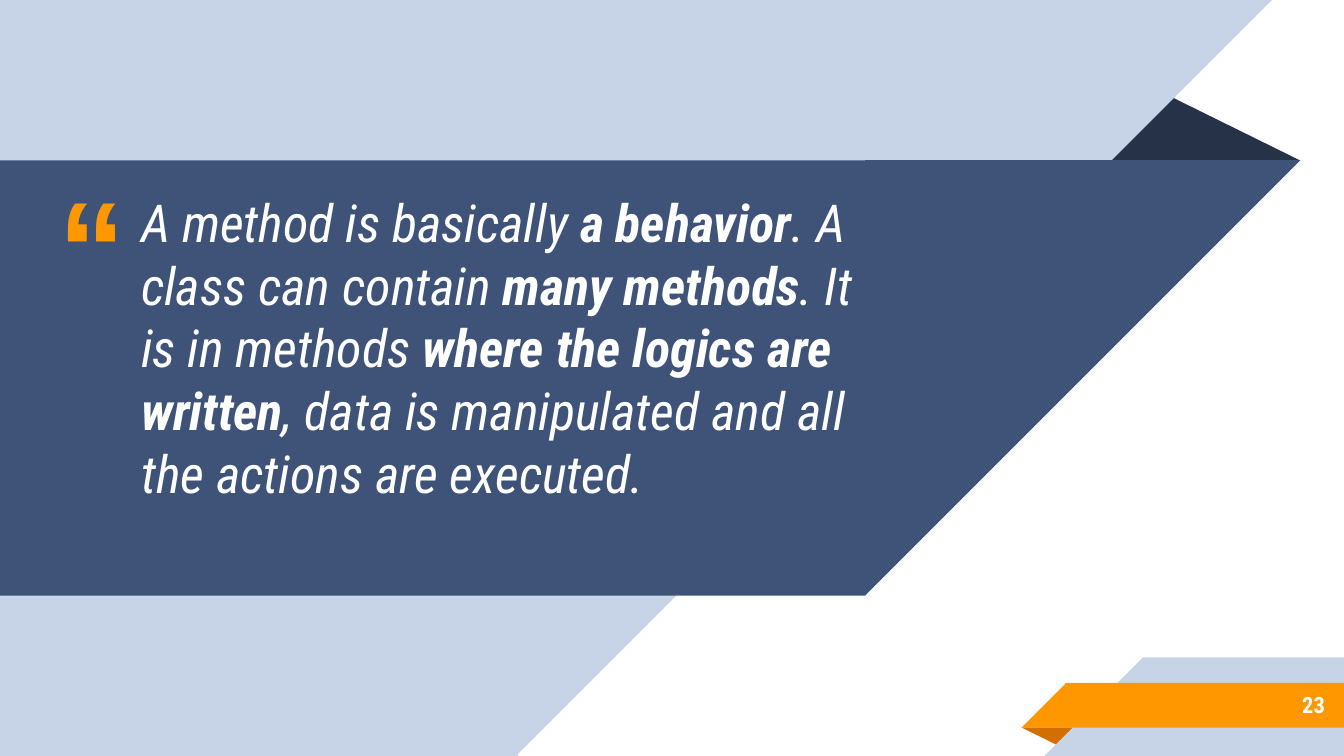
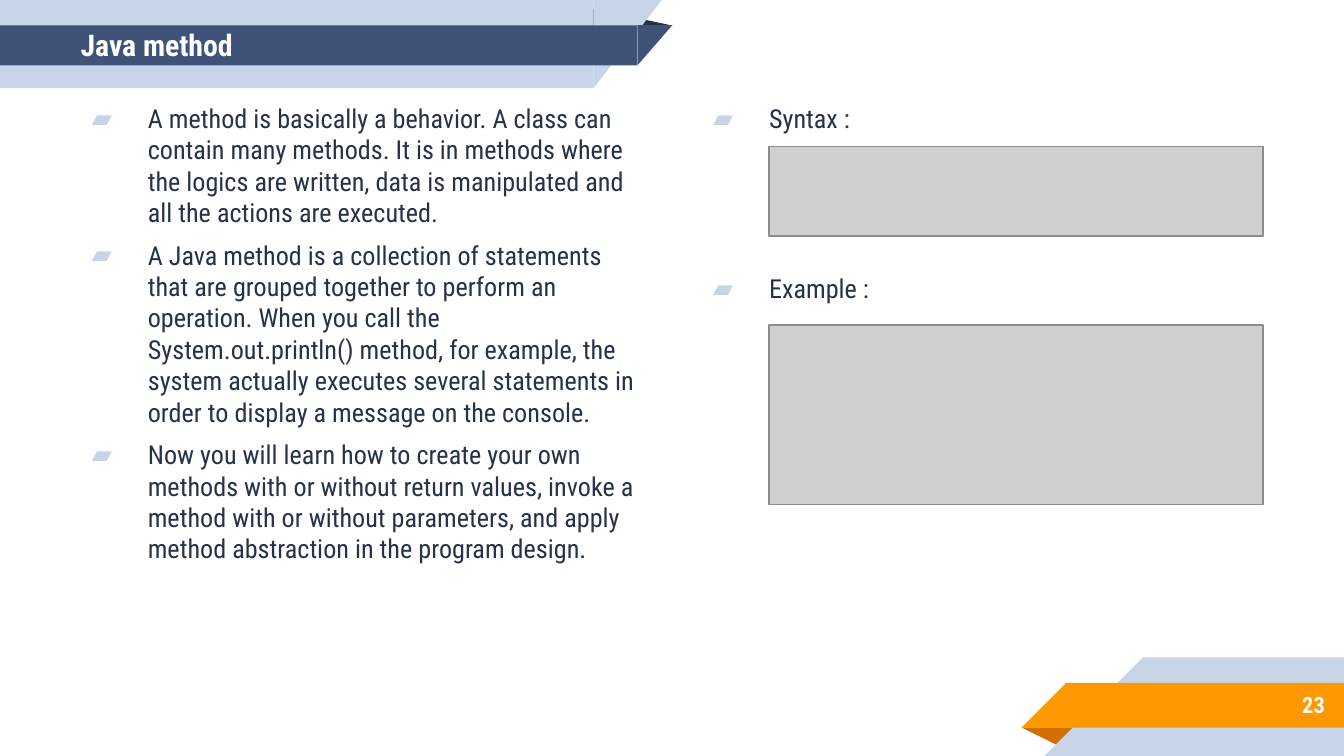
Before and after one commit to aronipurwanto/materi-xa, a slide deck: slide 23 of java/java-logic/Slide-Java-Logic-02.pptx. Drawn at 1344x756 pixels with LibreOffice and Linux fonts; fonts in the diff are those of the drawing; grey boxes stand for pictures. Boxes give left, top, right and bottom in pixels: in the first picture for what was removed or moved away, otherwise in the second. Text is boxed around its words. In the diff, an @@ line names an element or a change of style, - is before the commit and + after.

Commit message:
update logic 01, 02, 03

```diff
--- a/java/java-logic/Slide-Java-Logic-02.pptx
+++ b/java/java-logic/Slide-Java-Logic-02.pptx
@@ rectangle removed at (0,0,517,755) @@
@@ right triangle removed at (517,0,1273,754) @@
@@ group added at (0,0,673,89): 2 rectangles, 2 right triangles, 1 triangle @@
@@ title added at (81,33,233,57), 16 pt, text #FFFFFF, bold @@
+Java method
@@ text "A method is basically a ...": place and size @@
-text "A method is basically a ..." at (141,203,853,494)
+text "A method is basically a ..." at (148,108,634,564)
@@ text at (148,108,623,223): size 28 to 14 pt, text colour #FFFFFF to #263248, italic off in "A method is basically a behavior. A ..."; bold off in "a behavior. many methods. where the logics ..."; bullet none to ▰ @@
@@ text added at (769,109,857,304), 14 pt, text #263248 @@
+▰ Syntax :
+▰ Example :
@@ triangle removed at (1109,97,1300,160) @@
@@ text removed at (42,149,141,245) @@
-“
@@ picture added at (769,146,1263,237) @@
@@ rectangle removed at (0,160,866,595) @@
@@ right triangle removed at (866,160,1301,595) @@
@@ text at (148,245,634,564): paragraphs added @@
+▰ A Java method is a collection of statements that are grouped together to perform an operation. When you call the System.out.println() method, for example, the system actually executes several statements in order to display a message on the console.
+▰ Now you will learn how to create your own methods with or without return values, invoke a method with or without parameters, and apply method abstraction in the program design.
@@ picture added at (769,325,1263,505) @@
```
Also in this commit, not shown: 4 other slides changed, 8 slides added, 23 slides removed, 48 other files.
